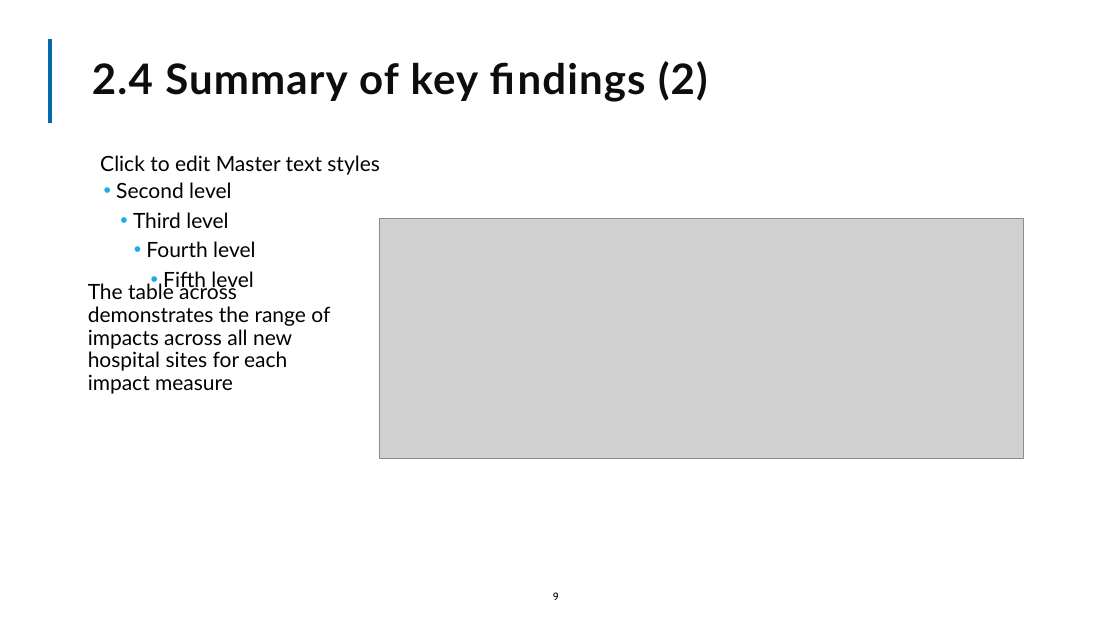
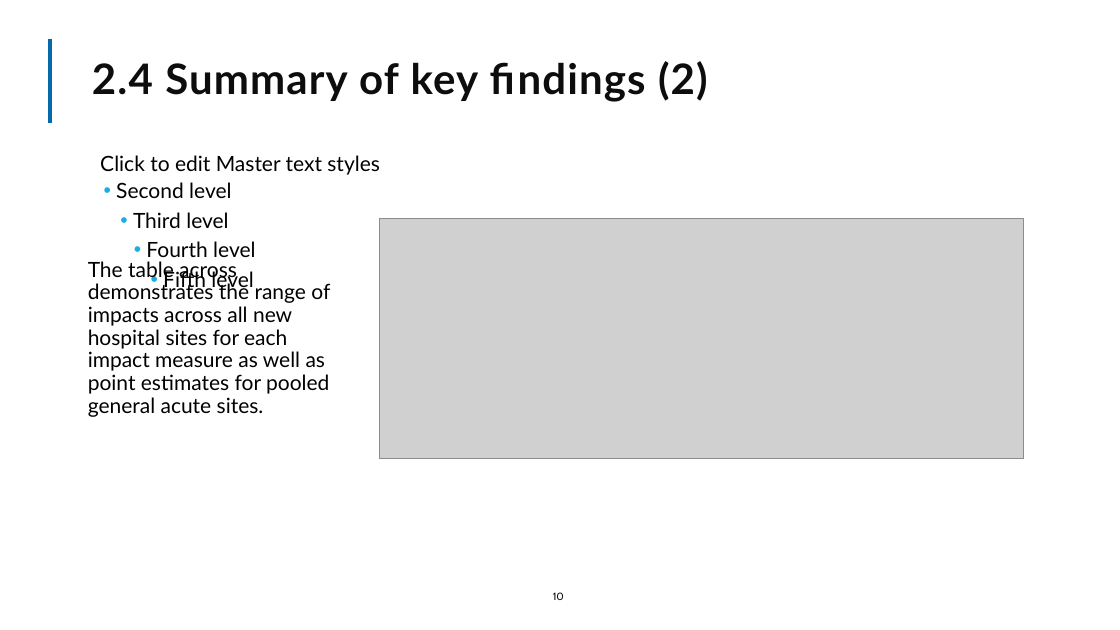
Before and after one commit to The-Strategy-Unit/nhp_sbr_impacts, a slide deck: slide 10 of NHP_SBR impacts_2024_summaryfinal.pptx (slide 9 before the commit). Drawn at 1120x630 pixels with LibreOffice and Linux fonts; fonts in the diff are those of the drawing; grey boxes stand for pictures; background and template pictures are left out. Boxes give left, top, right and bottom in pixels: in the first picture for what was removed or moved away, otherwise in the second. Text is boxed around its words. In the diff, an @@ line names an element or a change of style, - is before the commit and + after.

```diff
--- a/NHP_SBR impacts_2024_summaryfinal.pptx
+++ b/NHP_SBR impacts_2024_summaryfinal.pptx
@@ text at bbox=[88, 261, 330, 417]: text changed @@
-The table across demonstrates the range of impacts across all new hospital sites for each impact measure
+The table across demonstrates the range of impacts across all new hospital sites for each impact measure as well as point estimates for pooled general acute sites.
@@ page number at bbox=[553, 592, 564, 600]: text changed @@
-9
+10
```
Also in this commit, not shown: 9 other slides changed, 2 slides added, 1 slide removed, 4 other files.
